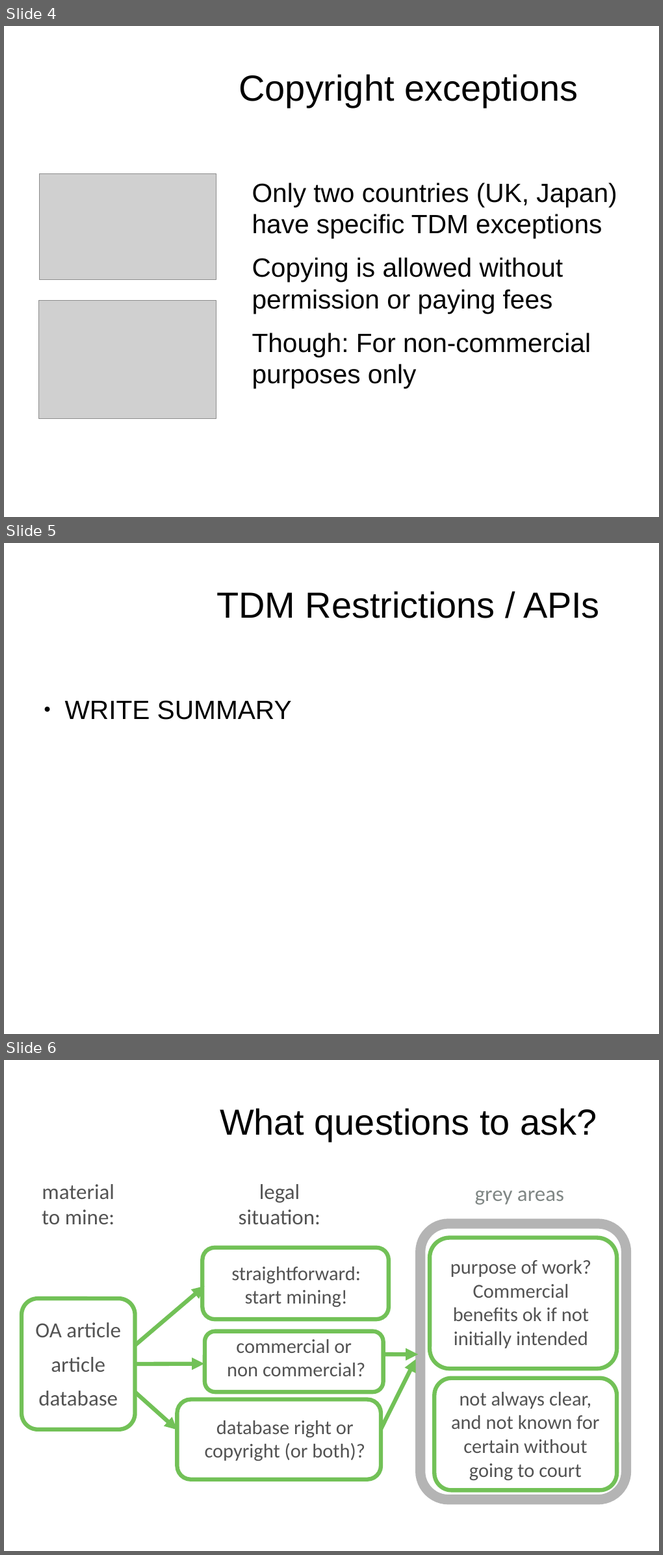
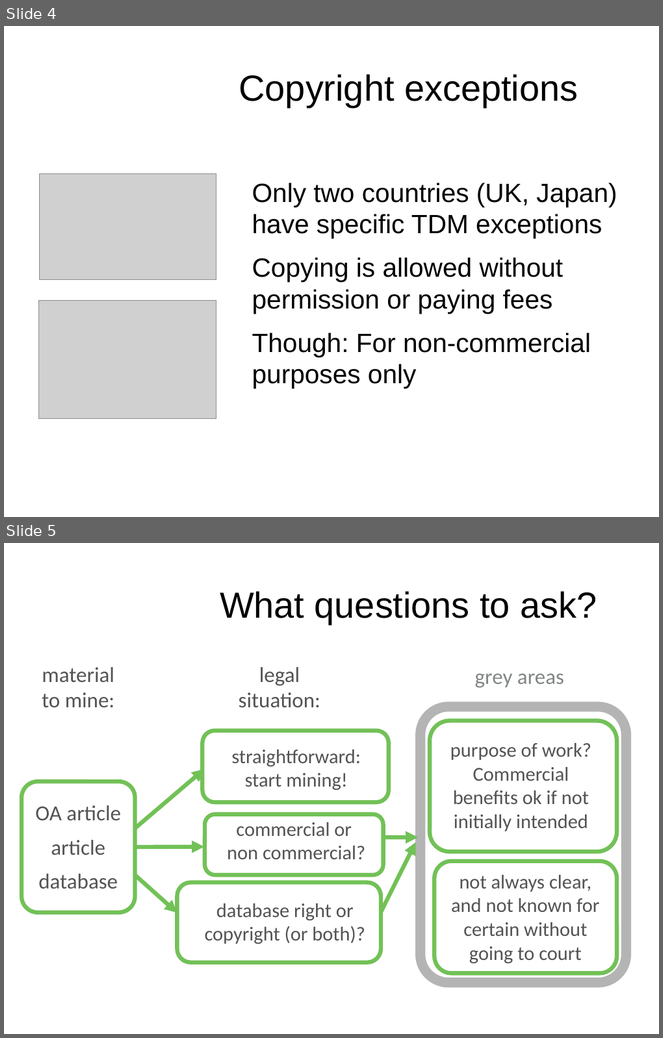
Before and after one commit to ContentMine/workshop-resources, a slide deck: training-modules/A-Legal-Responsible/legal-responsible.odp. Shown one above the other, each under a label of ours: slides 4, 5 and 6 before the commit, slides 4 and 5 after it. The pictures are 663x1555 and 663x1038 pixels, drawn with LibreOffice and Linux fonts; fonts in the diff are those of the drawing; grey boxes stand for pictures; background and template pictures are left out. Boxes give left, top, right and bottom in pixels: in the first picture for what was removed or moved away, otherwise in the second. Text is boxed around its words. In the diff, an @@ line names an element or a change of style, - is before the commit and + after.

```diff
--- a/training-modules/A-Legal-Responsible/legal-responsible.odp
+++ b/training-modules/A-Legal-Responsible/legal-responsible.odp
@@ slide 5 removed at (4,543,659,1034), background #FFFFFF @@
@@ title removed at (217,591,600,618) @@
-TDM Restrictions / APIs
@@ text removed at (65,700,292,720) @@
-● WRITE SUMMARY
@@ what was slide 6 is now slide 5 @@
```
Also in this commit, not shown: 1 other slide removed, 1 other file.
